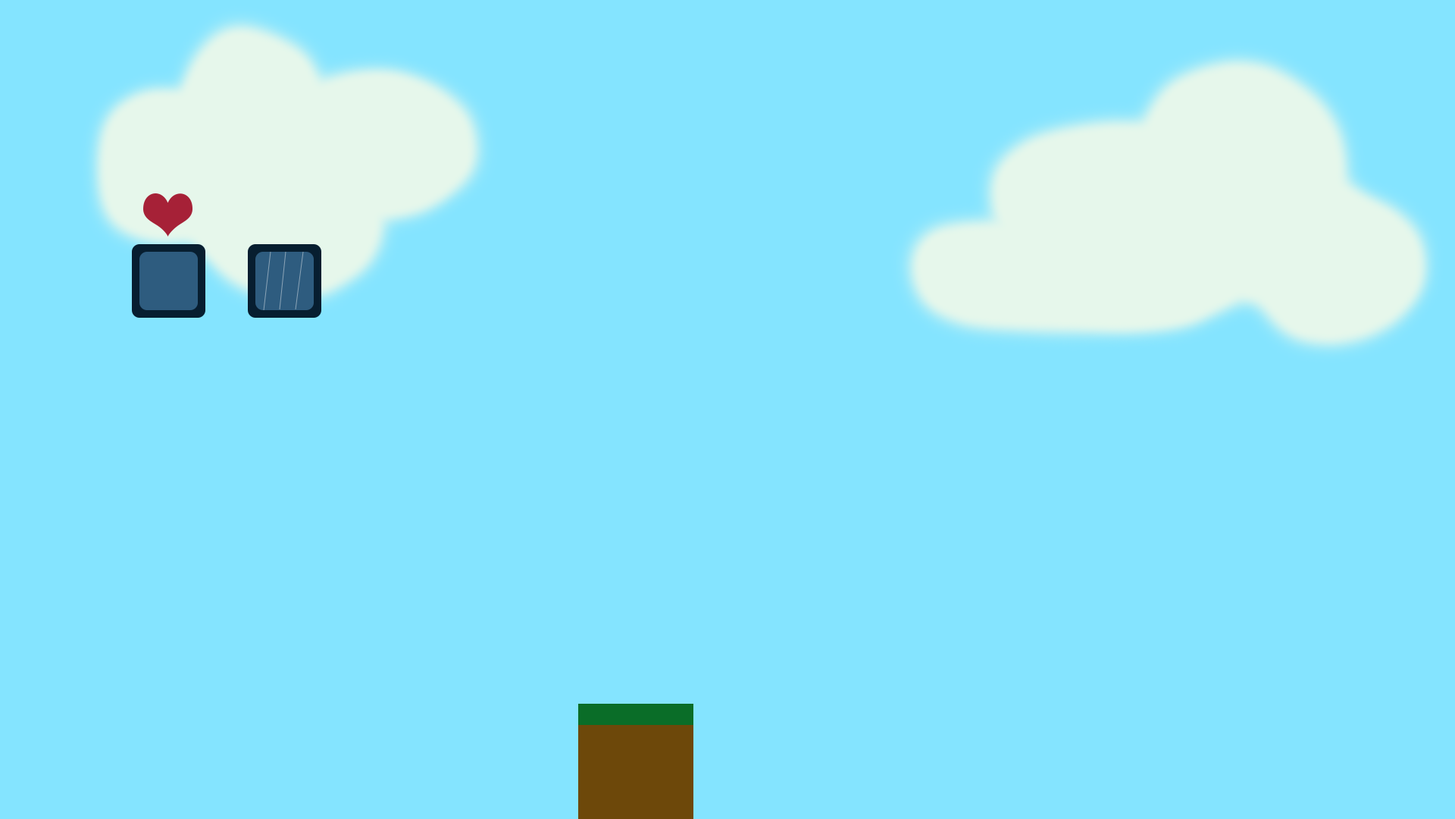
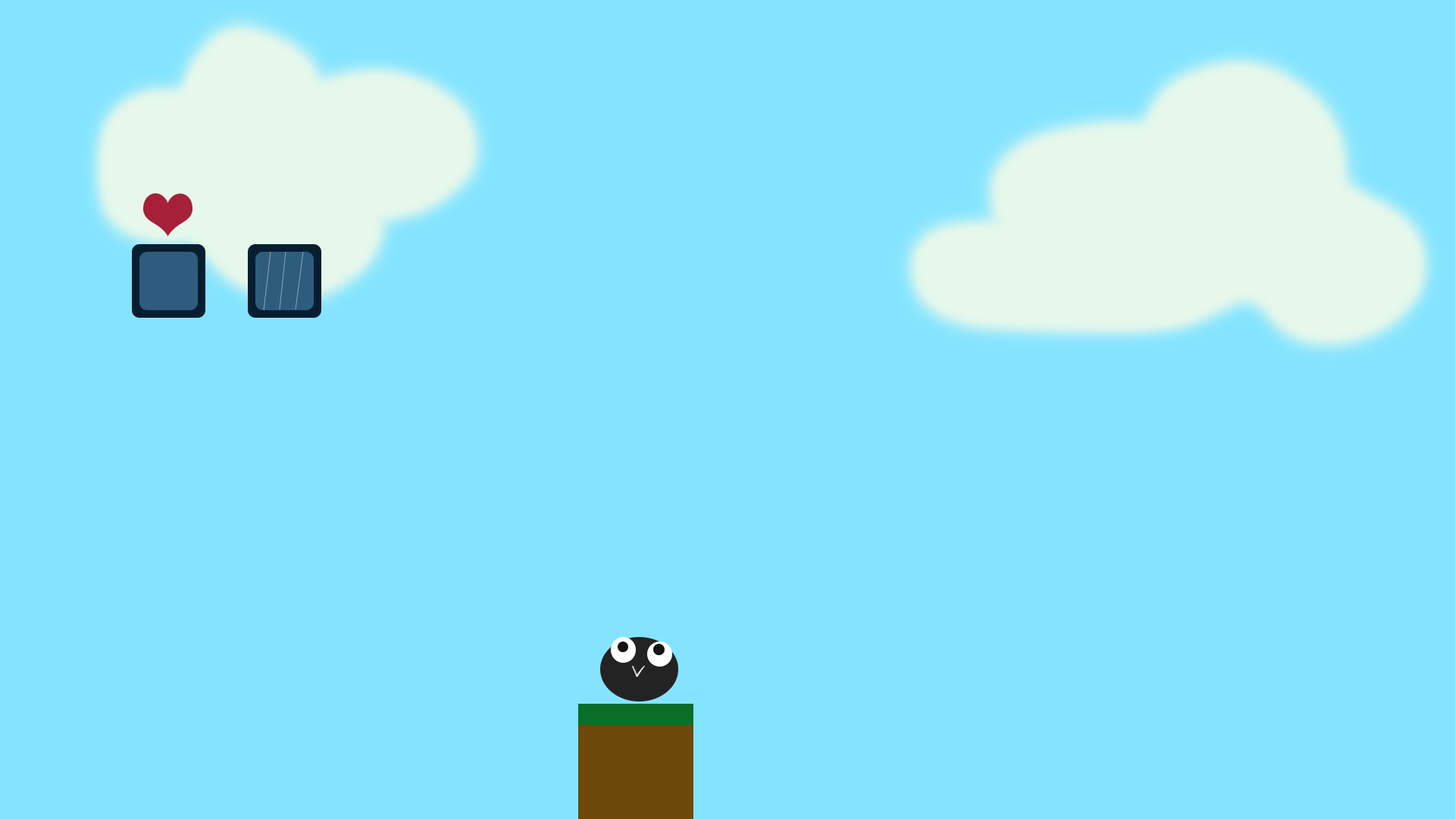
Layers edited between the first and the second 1455×819 image:
added layer "Layer 7" above "Layer 6" over [600, 636, 679, 702]
